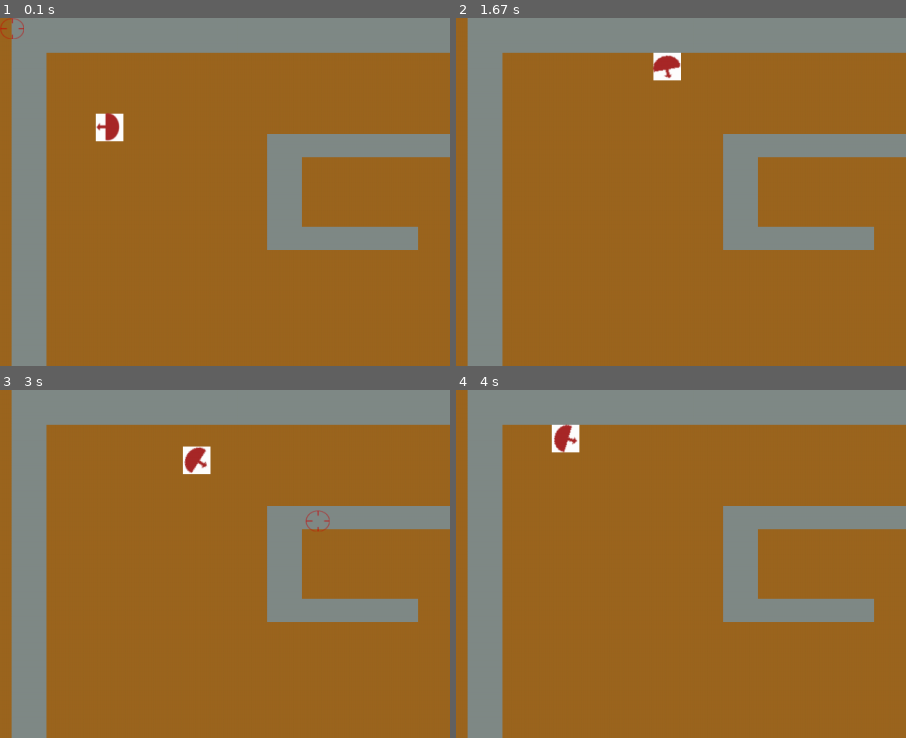
Above: before the commit, frames 1-4 (two rows, left to right).
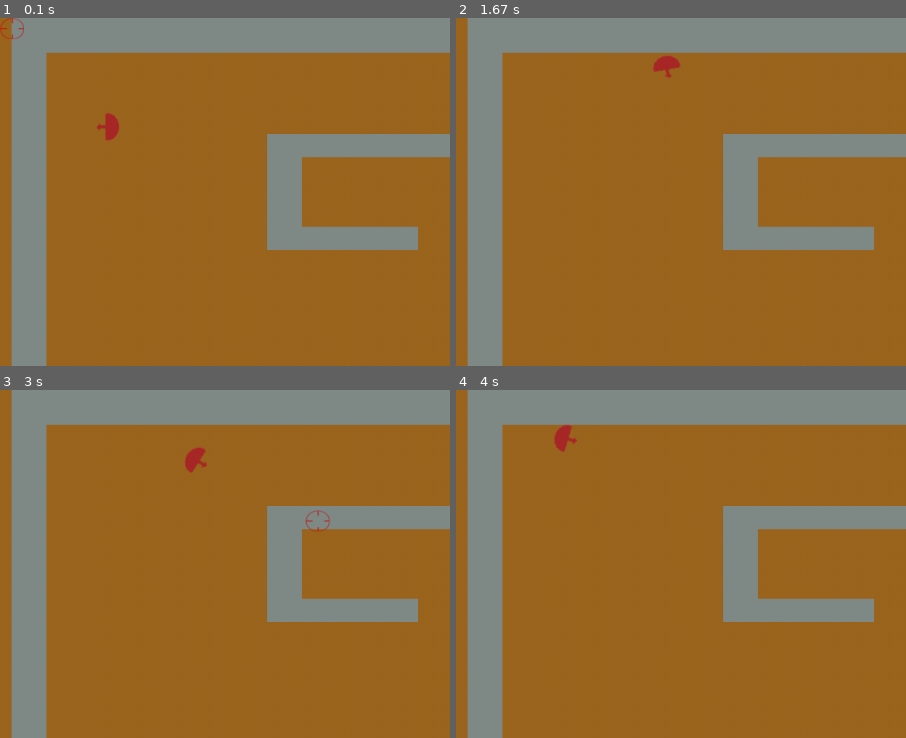
Above: after the commit, the same moments.

Repository: Exodus111/Infinite-Adventure
Game: pygame game, started from Inf_Adv.py
Same seed, same stepped clock (60 frames per second), same inputs: the game is played once before the commit and once after it.
Inputs (mouse positions are % of the whole screen's width and height, from its top left):
- Up to frame 1 (0.1 s): no input
- Up to frame 2 (1.67 s): tap W at 0.33 s; hold Right 0.67-1.13 s; move the mouse to (26, 51) at 0.7 s; hold Up 1.17-1.47 s; move the mouse to (65, 15) at 1.2 s; press the mouse at (14, 47) at 1.53 s; move the mouse to (30, 61) at 1.63 s
- Up to frame 3 (3 s): release the mouse at (45, 76) at 1.77 s; hold Right 1.83-2.3 s; click (51, 61) at 1.92 s; hold Left 2.33-2.87 s; click (88, 88) at 2.42 s; hold Down from 2.9 s (still down); click (34, 17) at 2.98 s
- Up to frame 4 (4 s): release Down at 3.2 s; hold Left 3.23-3.63 s; click (85, 76) at 3.32 s; hold Up from 3.67 s (still down); click (86, 42) at 3.75 s
The pictures show only the part of the screen within x 0-50%, y 0-50%; the shares and areas given below are measured in that part.

The runs differ from the first frame. In frame 1, 0.4% of the frame differs, in the area x 21-28%, y 27-36%; in frame 2, 0.3%; in frame 3, 0.3%; in frame 4, 0.4%, in the area x 21-28%, y 9-19%.

Commit message:
Fixed some minor stuff

Diff:
--- a/Inf_Adv.py
+++ b/Inf_Adv.py
@@ -27,18 +27,6 @@
         self.player_moveUp, self.player_moveLeft, self.player_moveDown, self.player_moveRight = False, False, False, False
         self.player_rot = 90
 
-    def collision(self, walls, rect, direction):
-        for wall in walls:
-            if rect.colliderect(wall):
-                if direction == "UP":
-                    rect.top = wall.bottom
-                if direction == "LEFT":
-                    rect.left = wall.right
-                if direction == "DOWN":
-                    rect.bottom = wall.top
-                if direction == "RIGHT":
-                    rect.right = wall.left
-
 
 
 
@@ -66,7 +54,7 @@
             pygame.draw.rect(self.screen, (self.coldgreyColor), wall)
         pygame.draw.rect(self.screen, (self.yellowColor), self.end_rect)
 
-        pygame.draw.rect(self.screen, (255, 255, 255), self.player_rect)
+        pygame.draw.rect(self.screen, (255, 255, 255,), self.player_rect, -1)
         self.screen.blit(self.playerimg, ((self.player_rect.x -3), (self.player_rect.y -3)))
         self.screen.blit(self.mouse_image, self.mouse_pos)
 
--- a/Mainloop.py
+++ b/Mainloop.py
@@ -43,7 +43,7 @@
         self.running = True
 
         while self.running:
-            # pygame.display.set_caption("FPS: %i" % self.clock.get_fps())
+            pygame.display.set_caption("Infinite Adventure. FPS: %i" % self.clock.get_fps())
             self.event_handler()
             self.update()
             self.draw()
@@ -72,6 +72,20 @@
 # This function is also called by the main loop, and will also mostly be run by child classes.
     def draw(self):
         pass
+
+# Rectangle based collision detection. Requires a list of all rectangles to check collision on,
+# the rect object to check and a string for collision.
+    def collision(self, walls, rect, direction):
+        for wall in walls:
+            if rect.colliderect(wall):
+                if direction == "UP":
+                    rect.top = wall.bottom
+                if direction == "LEFT":
+                    rect.left = wall.right
+                if direction == "DOWN":
+                    rect.bottom = wall.top
+                if direction == "RIGHT":
+                    rect.right = wall.left
 
     def key_down(self, key):
         pass
Not shown, changed: README.md
